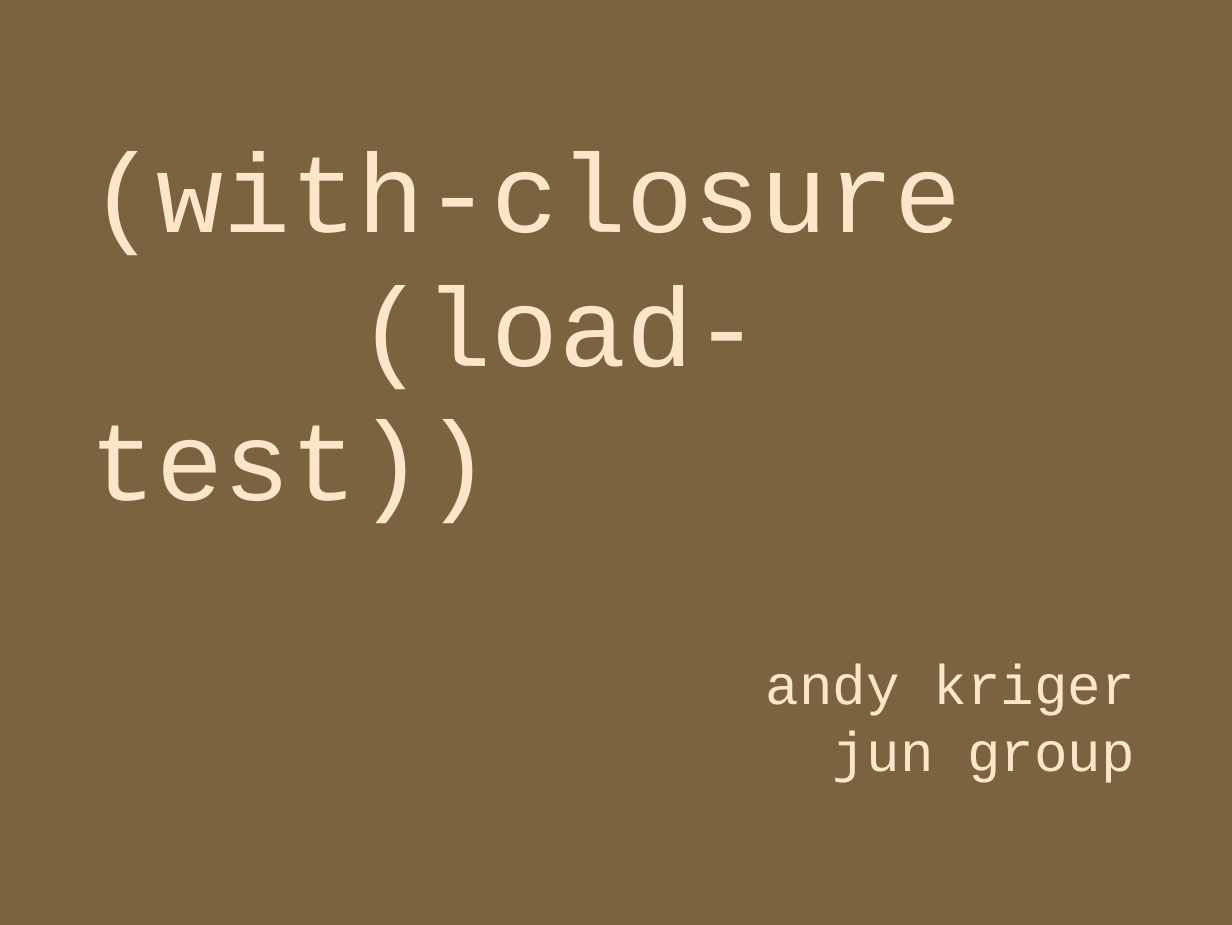
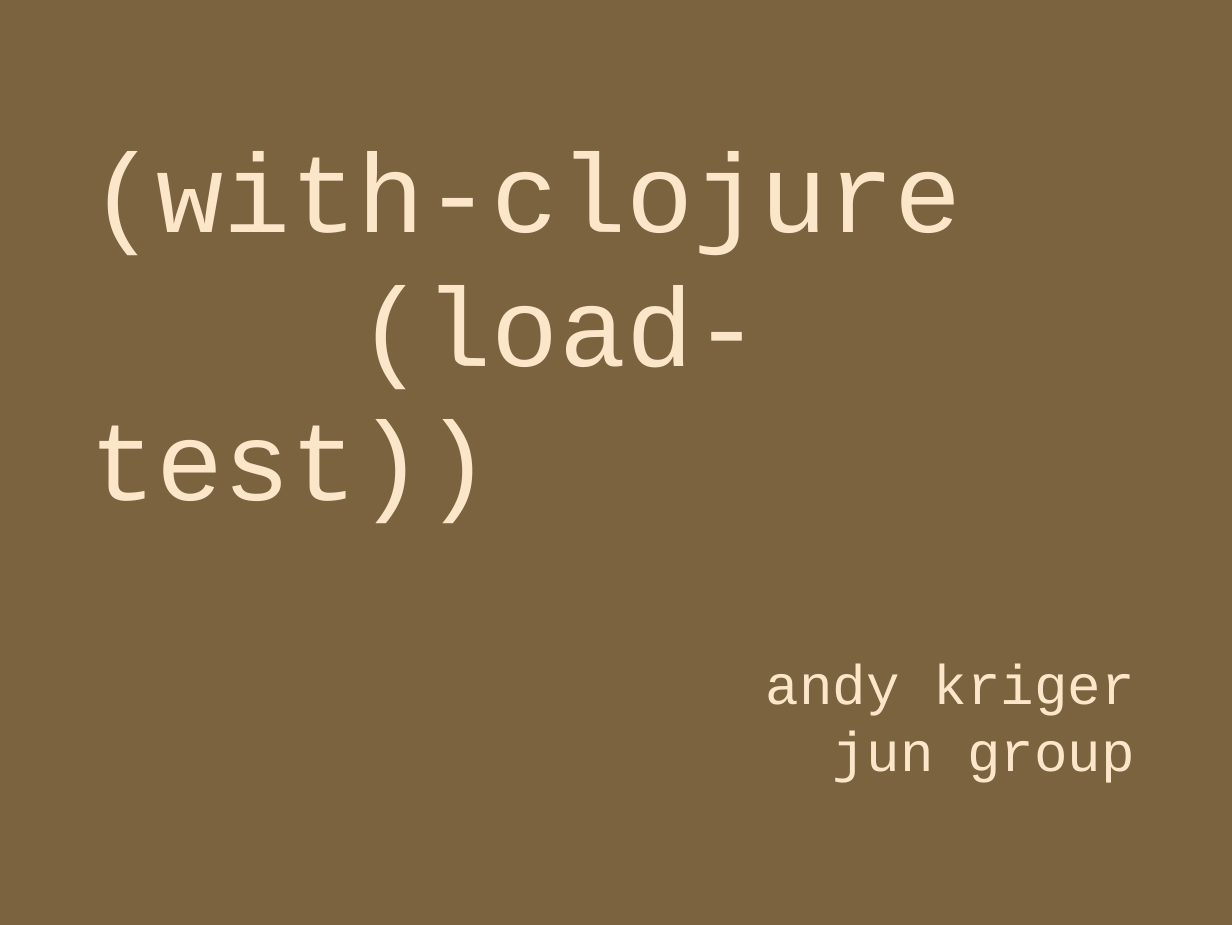
Before and after one commit to locopati/load-testing-with-clojure, a slide deck: slide 1 of load_testing.odp. Drawn at 1232x925 pixels with LibreOffice and Linux fonts; fonts in the diff are those of the drawing. Boxes give left, top, right and bottom in pixels: in the first picture for what was removed or moved away, otherwise in the second. Text is boxed around its words. In the diff, an @@ line names an element or a change of style, - is before the commit and + after.

```diff
--- a/load_testing.odp
+++ b/load_testing.odp
@@ subtitle at <box>90,151,962,255</box>: text changed @@
-(with-closure
+(with-clojure
```
Also in this commit, not shown: 1 slide added, 3 slides removed.
